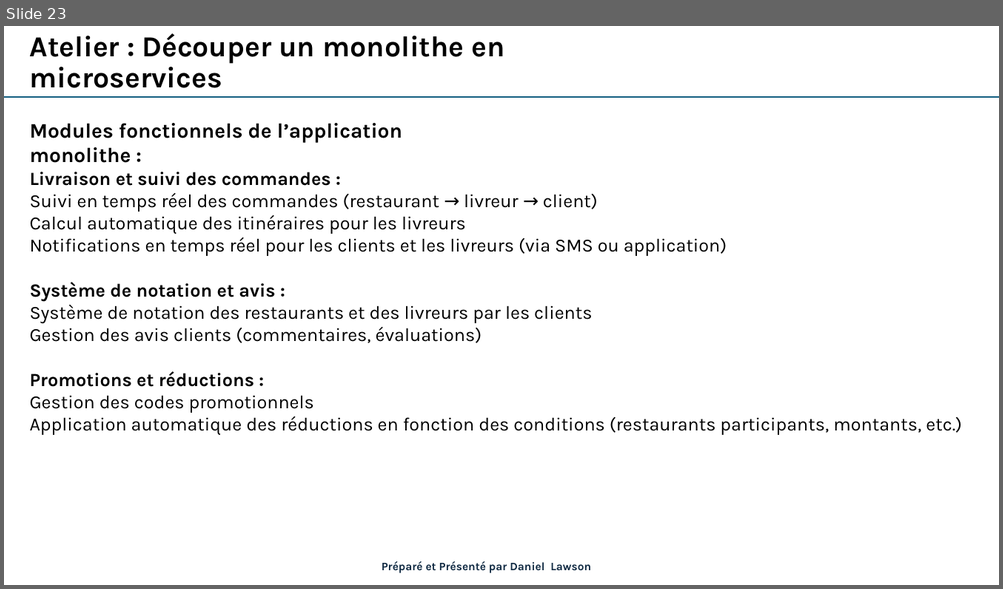
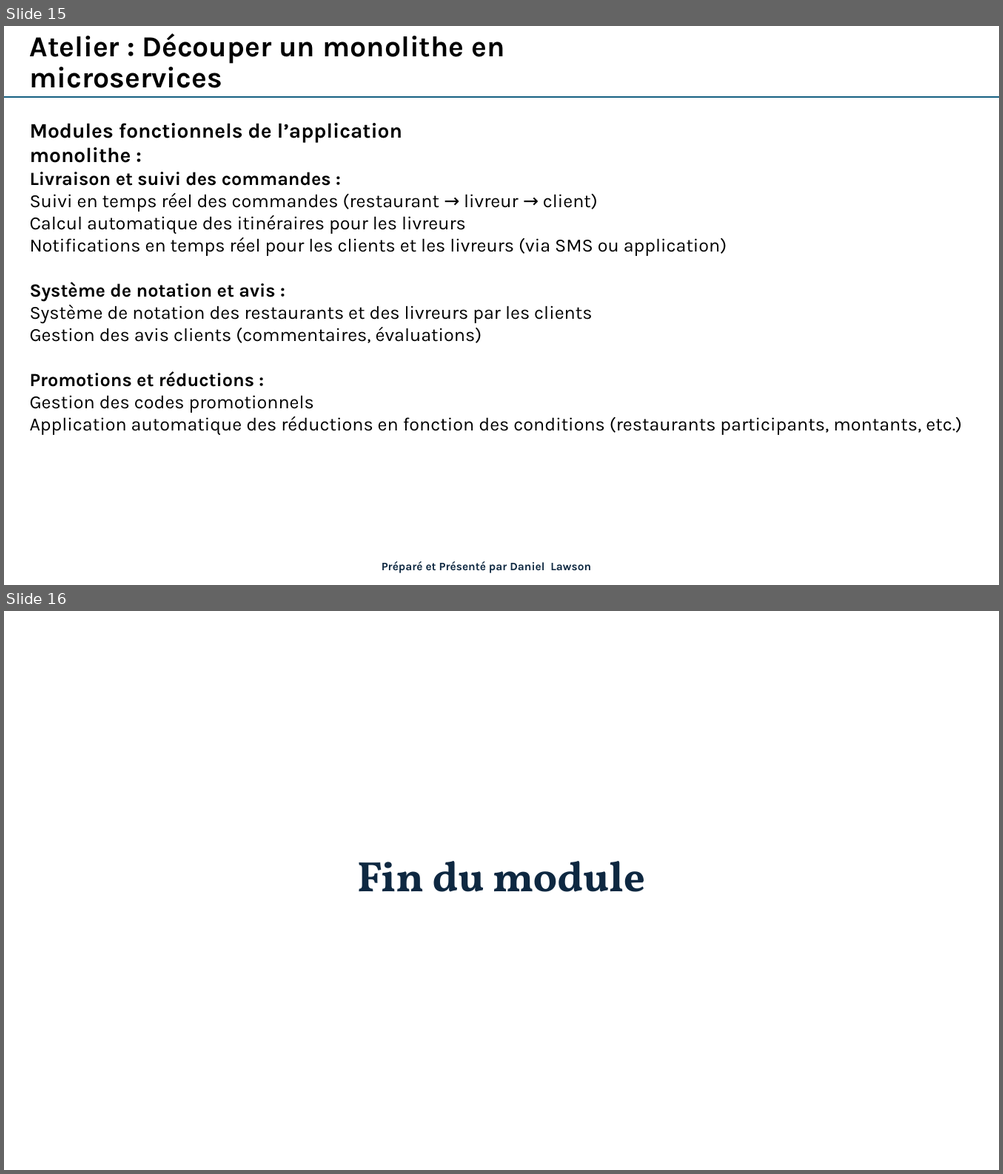
Before and after one commit to danylaws/microservices-course-efrei, a slide deck: Mod-2_Conception-des-microservices/Mod-2_Conception-des-microservices.pptx. Shown one above the other, each under a label of ours: slide 23 before the commit, slides 15 and 16 after it. The pictures are 1003x589 and 1003x1174 pixels, drawn with LibreOffice and Linux fonts; fonts in the diff are those of the drawing. Boxes give left, top, right and bottom in pixels: in the first picture for what was removed or moved away, otherwise in the second. Text is boxed around its words. In the diff, an @@ line names an element or a change of style, - is before the commit and + after.

```diff
--- a/Mod-2_Conception-des-microservices/Mod-2_Conception-des-microservices.pptx
+++ b/Mod-2_Conception-des-microservices/Mod-2_Conception-des-microservices.pptx
@@ slide 16 added at (x1=4, y1=611, x2=999, y2=1170), background #FFFFFF @@
@@ title added at (x1=357, y1=861, x2=645, y2=892), 41 pt, text #0E2841, bold @@
+Fin du module
@@ what was slide 23 is now slide 15 @@
```
Also in this commit, not shown: 8 slides removed, 1 other file.
